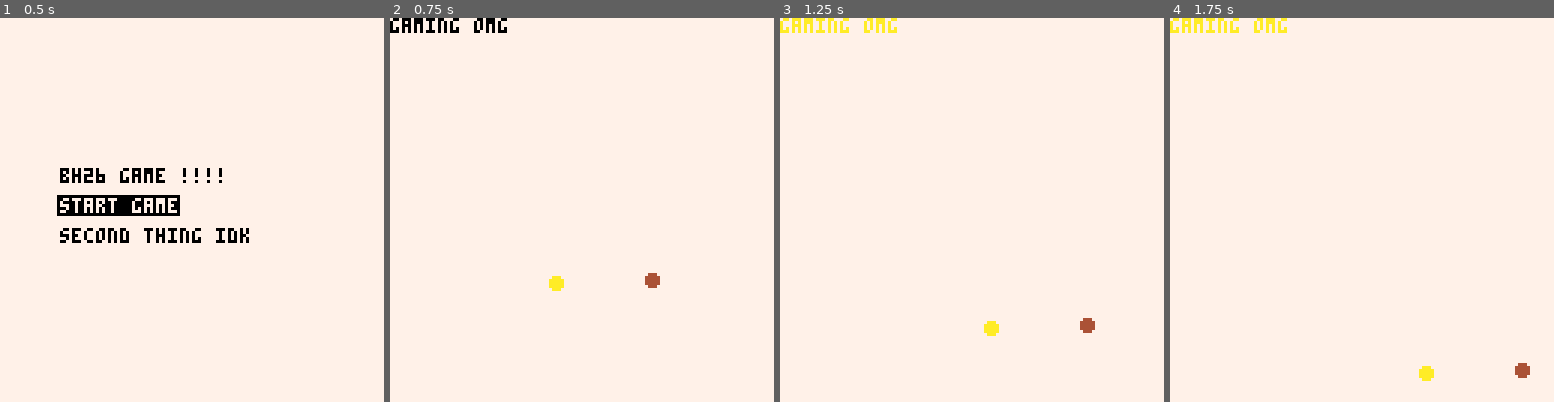
Above: before the commit, frames 1-4 (left to right).
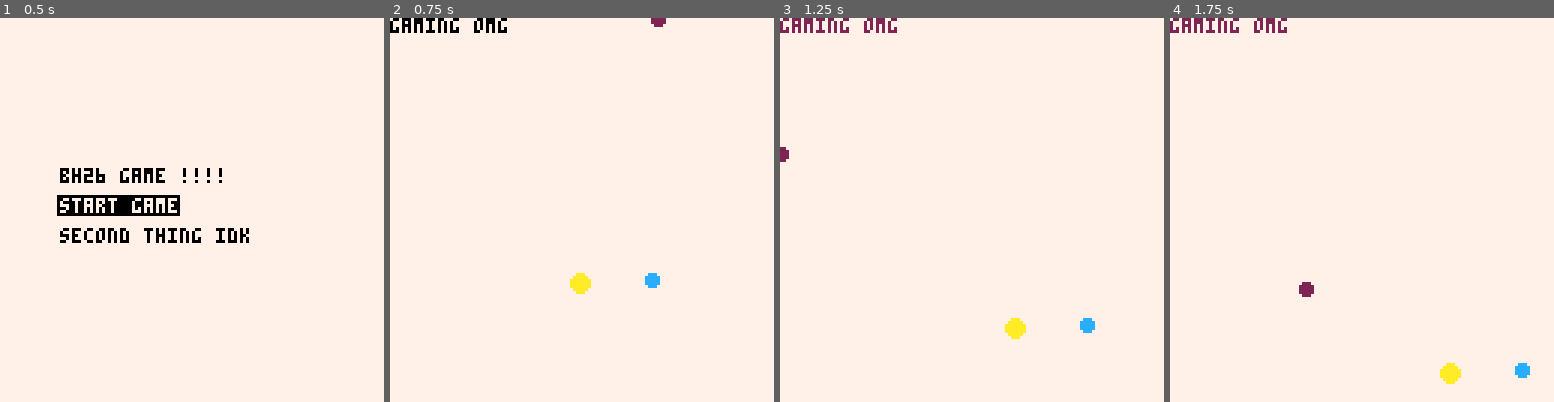
Above: after the commit, the same moments.

Repository: wsasaki01/bath-hack-2026
Game: PICO-8 cartridge bh26.p8
Two runs of this game, one before a commit and one after it. Both use one fixed random seed, a clock stepped at 60 frames per second and the inputs below.
Inputs:
- Up to frame 1 (0.5 s): no input
- Up to frame 2 (0.75 s): tap O (Z key) at 0.7 s
- Up to frame 3 (1.25 s): no input
- Up to frame 4 (1.75 s): hold Right from 1.6 s (still down); tap O (Z key) at 1.7 s

Frame 1 is identical in both runs. In frame 2, 0.6% of the frame differs, in the area x 41-72%, y 0-72%; in frame 3, 1.1%; in frame 4, 1.2%, in the area x 0-94%, y 0-96%.

Commit message:
different enemy types added

Diff:
--- a/enemies.lua
+++ b/enemies.lua
@@ -4,9 +4,18 @@
     y = 64,
     spd = 1, -- speed
     rad = 2, -- circle radius
-    clr = 4, -- colour
+    clr = 12, -- colour
     -- todo
     -- type (beer vs cocktail)
+
+    -- constructor for enemy class
+    new=function (self, tbl)
+        tbl = tbl or {} -- incase the table is empty
+        setmetatable(tbl, {
+            __index=self
+        })
+        return tbl
+    end,
 
     update=function (self)
         -- if offscreen, reset positions, else add speed
@@ -24,8 +33,15 @@
     end
 }
 
-enemy2 = {
-    x=32,
-    clr = 10, -- colour
-}
-setmetatable(enemy2, {__index=enemy})
+beer = enemy:new({
+    x=40,
+    spd = 1,
+    clr = 10,
+    rad = 3,
+})
+
+wine = enemy:new({
+    x = 20,
+    spd = 3,
+    clr = 2,
+})
--- a/init.lua
+++ b/init.lua
@@ -1,6 +1,6 @@
 function _init()
     -- all enemies
-    enemies={enemy, enemy2}
+    enemies={enemy, beer, wine}
 	global_cnt = 0
 
 	-- See README for counter
--- a/output/enemies_out.lua
+++ b/output/enemies_out.lua
@@ -4,9 +4,18 @@
     y = 64,
     spd = 1,
     rad = 2,
-    clr = 4,
+    clr = 12,
 
 
+
+
+    new=function (self, tbl)
+        tbl = tbl or {}
+        setmetatable(tbl, {
+            __index=self
+        })
+        return tbl
+    end,
 
     update=function (self)
 
@@ -24,8 +33,15 @@
     end
 }
 
-enemy2 = {
-    x=32,
+beer = enemy:new({
+    x=40,
+    spd = 1,
     clr = 10,
-}
-setmetatable(enemy2, {__index=enemy})
+    rad = 3,
+})
+
+wine = enemy:new({
+    x = 20,
+    spd = 3,
+    clr = 2,
+})
--- a/output/init_out.lua
+++ b/output/init_out.lua
@@ -1,6 +1,6 @@
 function _init()
 
-    enemies={enemy, enemy2}
+    enemies={enemy, beer, wine}
 	global_cnt = 0
 
 
Not shown, changed: the sound effects (__sfx__) section of bh26.p8
